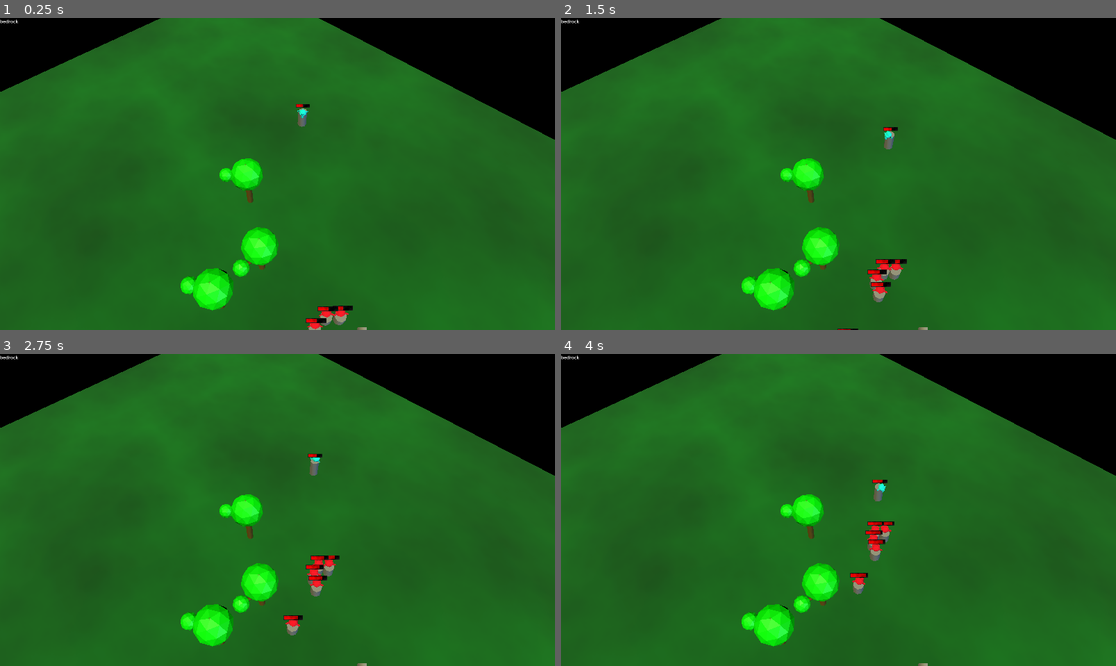
Above: before the commit, frames 1-4 (two rows, left to right).
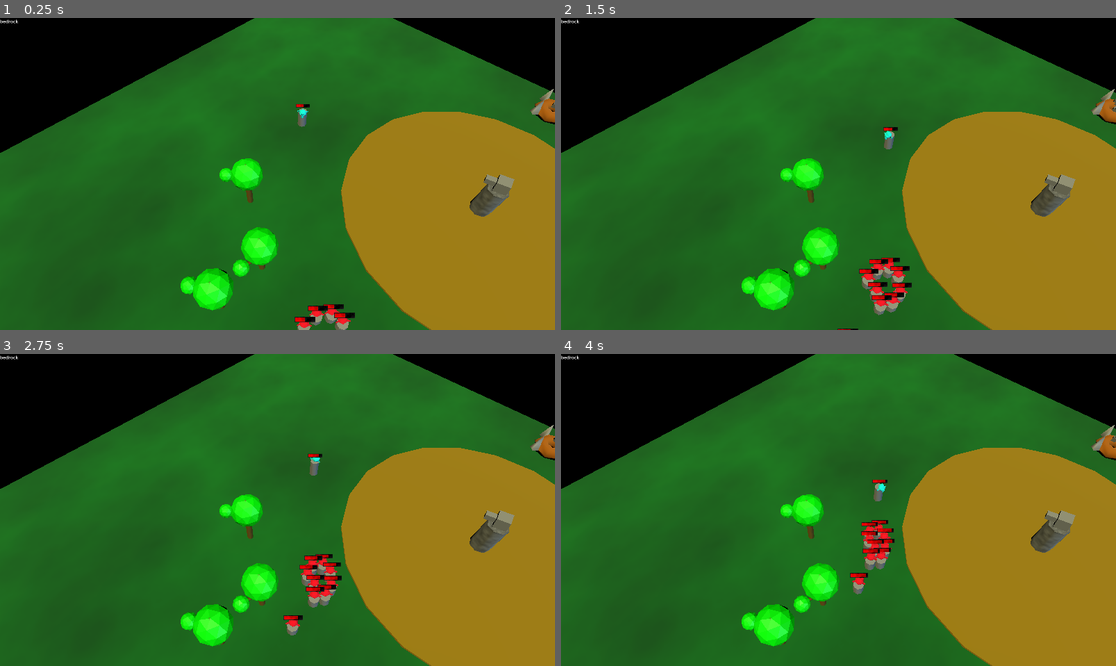
Above: after the commit, the same moments.

Repository: r0nk/midlane
Game: Godot game, scene res://main3d.tscn
The game is run twice, just before and just after one commit, with the same random seed, the same clock (stepped at 60 frames per second) and the same inputs.
Inputs (mouse positions are in pixels of both pictures, inside the frame that each line leads up to):
- Up to frame 1 (0.25 s): no input
- Up to frame 2 (1.5 s): move the mouse to (960, 158) at 0.52 s; right-click (960, 158) at 0.6 s; move the mouse to (727, 189) at 1.27 s; right-click (727, 189) at 1.35 s
- Up to frame 3 (2.75 s): move the mouse to (333, 441) at 2.02 s; right-click (333, 441) at 2.1 s
- Up to frame 4 (4 s): move the mouse to (810, 572) at 2.77 s; right-click (810, 572) at 2.85 s; move the mouse to (1005, 556) at 3.52 s; right-click (1005, 556) at 3.6 s

The runs differ from the first frame. In frame 1, 35% of the frame differs, in the area x 0-100%, y 0-100%; in frame 2, 35%; in frame 3, 35%; in frame 4, 35%.

Commit message:
moba midlane setup.

Diff:
--- /dev/null
+++ b/barracks.tscn
@@ -0,0 +1,61 @@
+[gd_scene load_steps=7 format=3 uid="uid://rxxo60itn26k"]
+
+[ext_resource type="Script" path="res://barracks.gd" id="1_e8l7a"]
+
+[sub_resource type="ParticleProcessMaterial" id="ParticleProcessMaterial_ww2w6"]
+emission_shape = 1
+emission_sphere_radius = 1.0
+gravity = Vector3(0, 5, 0)
+
+[sub_resource type="StandardMaterial3D" id="StandardMaterial3D_2b06w"]
+albedo_color = Color(0.47451, 0.47451, 0.47451, 1)
+
+[sub_resource type="BoxMesh" id="BoxMesh_heltd"]
+material = SubResource("StandardMaterial3D_2b06w")
+size = Vector3(0.5, 0.5, 0.5)
+
+[sub_resource type="StandardMaterial3D" id="StandardMaterial3D_mhsan"]
+albedo_color = Color(0.670588, 0.368627, 0, 1)
+
+[sub_resource type="BoxShape3D" id="BoxShape3D_bgdcl"]
+size = Vector3(5, 3, 5)
+
+[node name="barracks" type="StaticBody3D"]
+transform = Transform3D(1, 0, 0, 0, 1, 0, 0, 0, 1, 2.73634, 0.5113, -6.94443)
+script = ExtResource("1_e8l7a")
+
+[node name="particles" type="GPUParticles3D" parent="."]
+transform = Transform3D(1, 0, 0, 0, 1, 0, 0, 0, 1, -0.200326, 0.981513, 0.126282)
+process_material = SubResource("ParticleProcessMaterial_ww2w6")
+draw_pass_1 = SubResource("BoxMesh_heltd")
+
+[node name="CSGTorus3D" type="CSGTorus3D" parent="."]
+outer_radius = 2.0
+material = SubResource("StandardMaterial3D_mhsan")
+
+[node name="CSGCylinder3D" type="CSGCylinder3D" parent="CSGTorus3D"]
+transform = Transform3D(1, 0, 0, 0, 1, 0, 0, 0, 1, 1.30452, 0.956004, 1.40239)
+sides = 4
+cone = true
+
+[node name="CSGCylinder3D2" type="CSGCylinder3D" parent="CSGTorus3D"]
+transform = Transform3D(1, 0, 0, 0, 1, 0, 0, 0, 1, -1.48908, 0.955167, 1.56569)
+sides = 4
+cone = true
+
+[node name="CSGCylinder3D3" type="CSGCylinder3D" parent="CSGTorus3D"]
+transform = Transform3D(1, 0, 0, 0, 1, 0, 0, 0, 1, -1.48063, 0.954772, -1.43243)
+sides = 4
+cone = true
+
+[node name="CSGCylinder3D4" type="CSGCylinder3D" parent="CSGTorus3D"]
+transform = Transform3D(1, 0, 0, 0, 1, 0, 0, 0, 1, 1.23267, 0.95573, -1.2731)
+sides = 4
+cone = true
+
+[node name="CollisionShape3D" type="CollisionShape3D" parent="."]
+transform = Transform3D(1, 0, 0, 0, 1, 0, 0, 0, 1, 0.0235901, 0, 0.0265198)
+shape = SubResource("BoxShape3D_bgdcl")
+
+[node name="spawn_point" type="Marker3D" parent="."]
+transform = Transform3D(1, 0, 0, 0, 1, 0, 0, 0, 1, 0, 0, -5.61061)
--- a/main.tscn
+++ b/main.tscn
@@ -1,11 +1,10 @@
-[gd_scene load_steps=23 format=3 uid="uid://ddgyi7mut6lsk"]
+[gd_scene load_steps=22 format=3 uid="uid://ddgyi7mut6lsk"]
 
 [ext_resource type="Script" path="res://camera.gd" id="2"]
 [ext_resource type="Texture2D" uid="uid://db6ssnpdm17sp" path="res://grassy.png" id="4"]
 [ext_resource type="PackedScene" uid="uid://b4bgf1ast5gh8" path="res://player.tscn" id="4_o87j2"]
 [ext_resource type="Texture2D" uid="uid://33sp5uxiojwv" path="res://marker.png" id="5"]
 [ext_resource type="FontFile" uid="uid://cjvipsrbvu6ay" path="res://m5x7.ttf" id="6"]
-[ext_resource type="PackedScene" uid="uid://ch2y8yoxkc3lt" path="res://tower.tscn" id="6_3ftjk"]
 [ext_resource type="Script" path="res://Marker.gd" id="7"]
 [ext_resource type="Texture2D" uid="uid://bv1dahg83jai0" path="res://sprites/items.png" id="7_r3ug5"]
 [ext_resource type="Texture2D" uid="uid://cxtggqgrq0ljy" path="res://barracks.png" id="8"]
@@ -90,12 +89,6 @@
 
 [node name="player" parent="." instance=ExtResource("4_o87j2")]
 
-[node name="rad_tower" parent="." instance=ExtResource("6_3ftjk")]
-position = Vector2(-50, 844)
-
-[node name="bad_tower" parent="." instance=ExtResource("6_3ftjk")]
-position = Vector2(1200, 56)
-
 [node name="Camera2D" type="Camera2D" parent="."]
 z_index = 1
 position = Vector2(402, 291)
--- a/main3d.tscn
+++ b/main3d.tscn
@@ -1,15 +1,13 @@
-[gd_scene load_steps=36 format=3 uid="uid://0vqxkwa3nw8q"]
+[gd_scene load_steps=21 format=3 uid="uid://0vqxkwa3nw8q"]
 
 [ext_resource type="Script" path="res://Camera3D.gd" id="1_kwj0e"]
 [ext_resource type="Script" path="res://unit.gd" id="2_l5ywj"]
 [ext_resource type="PackedScene" uid="uid://bhek1084fhjrp" path="res://models/tree.glb" id="2_un76p"]
 [ext_resource type="Script" path="res://pathfinding.gd" id="2_xwc7q"]
 [ext_resource type="PackedScene" uid="uid://b82fju5la8bll" path="res://health.tscn" id="4_xycq2"]
-[ext_resource type="Script" path="res://tower.gd" id="5_3daxr"]
-[ext_resource type="Script" path="res://barracks.gd" id="5_d55da"]
-[ext_resource type="Script" path="res://ranged.gd" id="6_3i44f"]
-[ext_resource type="Script" path="res://acquisition.gd" id="6_hf5gf"]
+[ext_resource type="PackedScene" uid="uid://bvsvjg1epevnh" path="res://tower.tscn" id="5_qngru"]
 [ext_resource type="PackedScene" uid="uid://b6a0ritw02bxx" path="res://creep.tscn" id="6_n1ja7"]
+[ext_resource type="PackedScene" uid="uid://rxxo60itn26k" path="res://barracks.tscn" id="8_gqiu1"]
 
 [sub_resource type="StandardMaterial3D" id="StandardMaterial3D_qw5bq"]
 
@@ -55,48 +53,6 @@
 
 [sub_resource type="ViewportTexture" id="ViewportTexture_0by5y"]
 viewport_path = NodePath("sv")
-
-[sub_resource type="Gradient" id="Gradient_065k4"]
-colors = PackedColorArray(0.29634, 0.294337, 0.294337, 1, 0.540732, 0.540732, 0.540732, 1)
-
-[sub_resource type="FastNoiseLite" id="FastNoiseLite_vd2y2"]
-
-[sub_resource type="NoiseTexture2D" id="NoiseTexture2D_cedio"]
-color_ramp = SubResource("Gradient_065k4")
-noise = SubResource("FastNoiseLite_vd2y2")
-
-[sub_resource type="StandardMaterial3D" id="StandardMaterial3D_t1fr4"]
-albedo_texture = SubResource("NoiseTexture2D_cedio")
-
-[sub_resource type="ShaderMaterial" id="ShaderMaterial_wmvo8"]
-
-[sub_resource type="BoxShape3D" id="BoxShape3D_ge5by"]
-size = Vector3(2.03027, 3.91205, 1.99817)
-
-[sub_resource type="CylinderShape3D" id="CylinderShape3D_hrlht"]
-height = 7.57082
-radius = 13.7267
-
-[sub_resource type="StandardMaterial3D" id="StandardMaterial3D_v4whf"]
-albedo_color = Color(0.607843, 0.47451, 0, 1)
-
-[sub_resource type="ParticleProcessMaterial" id="ParticleProcessMaterial_ww2w6"]
-emission_shape = 1
-emission_sphere_radius = 1.0
-gravity = Vector3(0, 5, 0)
-
-[sub_resource type="StandardMaterial3D" id="StandardMaterial3D_2b06w"]
-albedo_color = Color(0.47451, 0.47451, 0.47451, 1)
-
-[sub_resource type="BoxMesh" id="BoxMesh_heltd"]
-material = SubResource("StandardMaterial3D_2b06w")
-size = Vector3(0.5, 0.5, 0.5)
-
-[sub_resource type="StandardMaterial3D" id="StandardMaterial3D_mhsan"]
-albedo_color = Color(0.670588, 0.368627, 0, 1)
-
-[sub_resource type="BoxShape3D" id="BoxShape3D_bgdcl"]
-size = Vector3(5, 3, 5)
 
 [sub_resource type="Gradient" id="Gradient_j7mj0"]
 colors = PackedColorArray(0.642562, 0.642562, 0.642562, 1, 1, 1, 1, 1)
@@ -153,97 +109,26 @@
 [node name="health" parent="unit" instance=ExtResource("4_xycq2")]
 transform = Transform3D(1, 0, 0, 0, 1, 0, 0, 0, 1, 0, 1.36603, 0)
 texture = SubResource("ViewportTexture_0by5y")
-regen_rate = 5
 
-[node name="tower" type="StaticBody3D" parent="."]
-transform = Transform3D(1, 0, 0, 0, 1, 0, 0, 0, 1, 2.73634, 0.5113, 12.6779)
-script = ExtResource("5_3daxr")
+[node name="tower" parent="." instance=ExtResource("5_qngru")]
+transform = Transform3D(1, 0, 0, 0, 1, 0, 0, 0, 1, 2.73634, 0.5113, 25.3917)
 
-[node name="model" type="CSGCylinder3D" parent="tower"]
-transform = Transform3D(1, 0, 0, 0, 1, 0, 0, 0, 1, 0, 1.36039, 0)
-radius = 1.0
-height = 4.0
-material = SubResource("StandardMaterial3D_t1fr4")
+[node name="barracks" parent="." instance=ExtResource("8_gqiu1")]
+transform = Transform3D(1, 0, 0, 0, 1, 0, 0, 0, 1, 2.73634, 0.5113, 46.2458)
 
-[node name="turret" type="CSGBox3D" parent="tower/model"]
-transform = Transform3D(0.577892, 0, 0, 0, 0.577892, 0, 0, 0, 0.577892, 0, 2.72346, 0)
-size = Vector3(2, 2, 2)
-material = SubResource("ShaderMaterial_wmvo8")
+[node name="tower2" parent="." instance=ExtResource("5_qngru")]
+transform = Transform3D(1, 0, 0, 0, 1, 0, 0, 0, 1, 2.73634, 0.5113, -26.1655)
 
-[node name="CSGBox3D2" type="CSGBox3D" parent="tower/model/turret"]
-transform = Transform3D(1, 0, 0, 0, 1, 0, 0, 0, 1, 0, 0, -1.06886)
-size = Vector3(1, 1, 3)
-material = SubResource("ShaderMaterial_wmvo8")
-
-[node name="ranged" type="Marker3D" parent="tower/model/turret"]
-transform = Transform3D(1.73043, 0, 0, 0, 1.73043, 0, 0, 0, 1.73043, -0.017251, 0.00934458, -3.07613)
-script = ExtResource("6_3i44f")
-acquisition_path = "../../../acquisition"
-
-[node name="CollisionShape3D" type="CollisionShape3D" parent="tower"]
-transform = Transform3D(1, 0, 0, 0, 1, 0, 0, 0, 1, -0.0161133, 1.45602, -0.024353)
-shape = SubResource("BoxShape3D_ge5by")
-
-[node name="acquisition" type="Area3D" parent="tower"]
-script = ExtResource("6_hf5gf")
-
-[node name="CollisionShape3D" type="CollisionShape3D" parent="tower/acquisition"]
-transform = Transform3D(1, 0, 0, 0, 1, 0, 0, 0, 1, 0, 3.74305, 0)
-shape = SubResource("CylinderShape3D_hrlht")
-
-[node name="CSGCylinder3D" type="CSGCylinder3D" parent="tower"]
-transform = Transform3D(1, 0, 0, 0, 1, 0, 0, 0, 1, 0, -1.22359, 0)
-radius = 13.916
-sides = 20
-material = SubResource("StandardMaterial3D_v4whf")
-
-[node name="barracks" type="StaticBody3D" parent="."]
-transform = Transform3D(1, 0, 0, 0, 1, 0, 0, 0, 1, 2.73634, 0.5113, -6.94443)
-script = ExtResource("5_d55da")
-
-[node name="particles" type="GPUParticles3D" parent="barracks"]
-transform = Transform3D(1, 0, 0, 0, 1, 0, 0, 0, 1, -0.200326, 0.981513, 0.126282)
-process_material = SubResource("ParticleProcessMaterial_ww2w6")
-draw_pass_1 = SubResource("BoxMesh_heltd")
-
-[node name="CSGTorus3D" type="CSGTorus3D" parent="barracks"]
-outer_radius = 2.0
-material = SubResource("StandardMaterial3D_mhsan")
-
-[node name="CSGCylinder3D" type="CSGCylinder3D" parent="barracks/CSGTorus3D"]
-transform = Transform3D(1, 0, 0, 0, 1, 0, 0, 0, 1, 1.30452, 0.956004, 1.40239)
-sides = 4
-cone = true
-
-[node name="CSGCylinder3D2" type="CSGCylinder3D" parent="barracks/CSGTorus3D"]
-transform = Transform3D(1, 0, 0, 0, 1, 0, 0, 0, 1, -1.48908, 0.955167, 1.56569)
-sides = 4
-cone = true
-
-[node name="CSGCylinder3D3" type="CSGCylinder3D" parent="barracks/CSGTorus3D"]
-transform = Transform3D(1, 0, 0, 0, 1, 0, 0, 0, 1, -1.48063, 0.954772, -1.43243)
-sides = 4
-cone = true
-
-[node name="CSGCylinder3D4" type="CSGCylinder3D" parent="barracks/CSGTorus3D"]
-transform = Transform3D(1, 0, 0, 0, 1, 0, 0, 0, 1, 1.23267, 0.95573, -1.2731)
-sides = 4
-cone = true
-
-[node name="CollisionShape3D" type="CollisionShape3D" parent="barracks"]
-transform = Transform3D(1, 0, 0, 0, 1, 0, 0, 0, 1, 0.0235901, 0, 0.0265198)
-shape = SubResource("BoxShape3D_bgdcl")
-
-[node name="spawn_point" type="Marker3D" parent="barracks"]
-transform = Transform3D(1, 0, 0, 0, 1, 0, 0, 0, 1, 0, 0, -5.61061)
+[node name="barracks2" parent="." instance=ExtResource("8_gqiu1")]
+transform = Transform3D(1, 0, 0, 0, 1, 0, 0, 0, 1, 2.73634, 0.5113, -45.2351)
 
 [node name="creep" parent="." instance=ExtResource("6_n1ja7")]
 
 [node name="map" type="Node3D" parent="."]
 
 [node name="floor" type="CSGBox3D" parent="map"]
-transform = Transform3D(2.90126, 0, 0, 0, 2.90126, 0, 0, 0, 2.90126, 0, -0.11648, 0)
-size = Vector3(34.518, 0.1, 28.549)
+transform = Transform3D(2.90126, 0, 0, 0, 2.90126, 0, 0, 0, 2.90126, 0.605544, -0.11648, 1.81915)
+size = Vector3(27.5256, 0.1, 35.6407)
 material = SubResource("StandardMaterial3D_b6s6x")
 
 [node name="decoration" type="Node3D" parent="map"]
@@ -273,6 +158,3 @@
 [node name="CollisionShape3D" type="CollisionShape3D" parent="bedrock"]
 transform = Transform3D(1, 0, 0, 0, 1, 0, 0, 0, 1, 0, -3, 0)
 shape = SubResource("WorldBoundaryShape3D_qqc8i")
-
-[connection signal="body_entered" from="tower/acquisition" to="tower/acquisition" method="body_entered_or_exited"]
-[connection signal="body_exited" from="tower/acquisition" to="tower/acquisition" method="body_entered_or_exited"]
--- a/tower.tscn
+++ b/tower.tscn
@@ -1,41 +1,74 @@
-[gd_scene load_steps=7 format=3 uid="uid://ch2y8yoxkc3lt"]
+[gd_scene load_steps=12 format=3 uid="uid://bvsvjg1epevnh"]
 
 [ext_resource type="Script" path="res://tower.gd" id="1_6886o"]
-[ext_resource type="Texture2D" uid="uid://cfgj6lplhxkir" path="res://tower.png" id="2_gufcj"]
-[ext_resource type="PackedScene" uid="uid://pm7xwdrh0kcj" path="res://acquisition.tscn" id="3_q04uk"]
-[ext_resource type="PackedScene" uid="uid://c0tg7e8jc3h3a" path="res://ranged.tscn" id="4_4s3yr"]
+[ext_resource type="Script" path="res://ranged.gd" id="2_wei82"]
+[ext_resource type="Script" path="res://acquisition.gd" id="3_7okt3"]
 
-[sub_resource type="CircleShape2D" id="1"]
-radius = 38.0132
+[sub_resource type="Gradient" id="Gradient_065k4"]
+colors = PackedColorArray(0.29634, 0.294337, 0.294337, 1, 0.540732, 0.540732, 0.540732, 1)
 
-[sub_resource type="Theme" id="2"]
+[sub_resource type="FastNoiseLite" id="FastNoiseLite_vd2y2"]
 
-[node name="tower" type="CharacterBody2D"]
-position = Vector2(114, 790)
+[sub_resource type="NoiseTexture2D" id="NoiseTexture2D_cedio"]
+color_ramp = SubResource("Gradient_065k4")
+noise = SubResource("FastNoiseLite_vd2y2")
+
+[sub_resource type="StandardMaterial3D" id="StandardMaterial3D_t1fr4"]
+albedo_texture = SubResource("NoiseTexture2D_cedio")
+
+[sub_resource type="ShaderMaterial" id="ShaderMaterial_wmvo8"]
+
+[sub_resource type="BoxShape3D" id="BoxShape3D_ge5by"]
+size = Vector3(2.03027, 3.91205, 1.99817)
+
+[sub_resource type="CylinderShape3D" id="CylinderShape3D_hrlht"]
+height = 7.57082
+radius = 13.7267
+
+[sub_resource type="StandardMaterial3D" id="StandardMaterial3D_v4whf"]
+albedo_color = Color(0.607843, 0.47451, 0, 1)
+
+[node name="tower" type="StaticBody3D"]
+transform = Transform3D(1, 0, 0, 0, 1, 0, 0, 0, 1, 2.73634, 0.5113, 17.0478)
 script = ExtResource("1_6886o")
 
-[node name="sprite" type="Sprite2D" parent="."]
-position = Vector2(0, -1)
-scale = Vector2(0.206055, 0.212768)
-texture = ExtResource("2_gufcj")
+[node name="model" type="CSGCylinder3D" parent="."]
+transform = Transform3D(1, 0, 0, 0, 1, 0, 0, 0, 1, 0, 1.36039, 0)
+radius = 1.0
+height = 4.0
+material = SubResource("StandardMaterial3D_t1fr4")
 
-[node name="cs" type="CollisionShape2D" parent="."]
-position = Vector2(0, -1)
-shape = SubResource("1")
+[node name="turret" type="CSGBox3D" parent="model"]
+transform = Transform3D(0.577892, 0, 0, 0, 0.577892, 0, 0, 0, 0.577892, 0, 2.72346, 0)
+size = Vector3(2, 2, 2)
+material = SubResource("ShaderMaterial_wmvo8")
 
-[node name="acquisition" parent="." instance=ExtResource("3_q04uk")]
-position = Vector2(-1, 0)
+[node name="CSGBox3D2" type="CSGBox3D" parent="model/turret"]
+transform = Transform3D(1, 0, 0, 0, 1, 0, 0, 0, 1, 0, 0, -1.06886)
+size = Vector3(1, 1, 3)
+material = SubResource("ShaderMaterial_wmvo8")
 
-[node name="bar" type="ProgressBar" parent="."]
-offset_left = -59.0
-offset_top = -67.0
-offset_right = 59.0
-offset_bottom = -53.0
-theme = SubResource("2")
-value = 60.0
+[node name="ranged" type="Marker3D" parent="model/turret"]
+transform = Transform3D(1.73043, 0, 0, 0, 1.73043, 0, 0, 0, 1.73043, -0.017251, 0.00934458, -3.07613)
+script = ExtResource("2_wei82")
+acquisition_path = "../../../acquisition"
 
-[node name="ranged" parent="." instance=ExtResource("4_4s3yr")]
+[node name="CollisionShape3D" type="CollisionShape3D" parent="."]
+transform = Transform3D(1, 0, 0, 0, 1, 0, 0, 0, 1, -0.0161133, 1.45602, -0.024353)
+shape = SubResource("BoxShape3D_ge5by")
 
-[connection signal="body_entered" from="acquisition" to="." method="_on_acquisition_body_entered"]
+[node name="acquisition" type="Area3D" parent="."]
+script = ExtResource("3_7okt3")
 
-[editable path="acquisition"]
+[node name="CollisionShape3D" type="CollisionShape3D" parent="acquisition"]
+transform = Transform3D(1, 0, 0, 0, 1, 0, 0, 0, 1, 0, 3.74305, 0)
+shape = SubResource("CylinderShape3D_hrlht")
+
+[node name="CSGCylinder3D" type="CSGCylinder3D" parent="."]
+transform = Transform3D(1, 0, 0, 0, 1, 0, 0, 0, 1, 0, -1.22359, 0)
+radius = 13.916
+sides = 20
+material = SubResource("StandardMaterial3D_v4whf")
+
+[connection signal="body_entered" from="acquisition" to="acquisition" method="body_entered_or_exited"]
+[connection signal="body_exited" from="acquisition" to="acquisition" method="body_entered_or_exited"]
